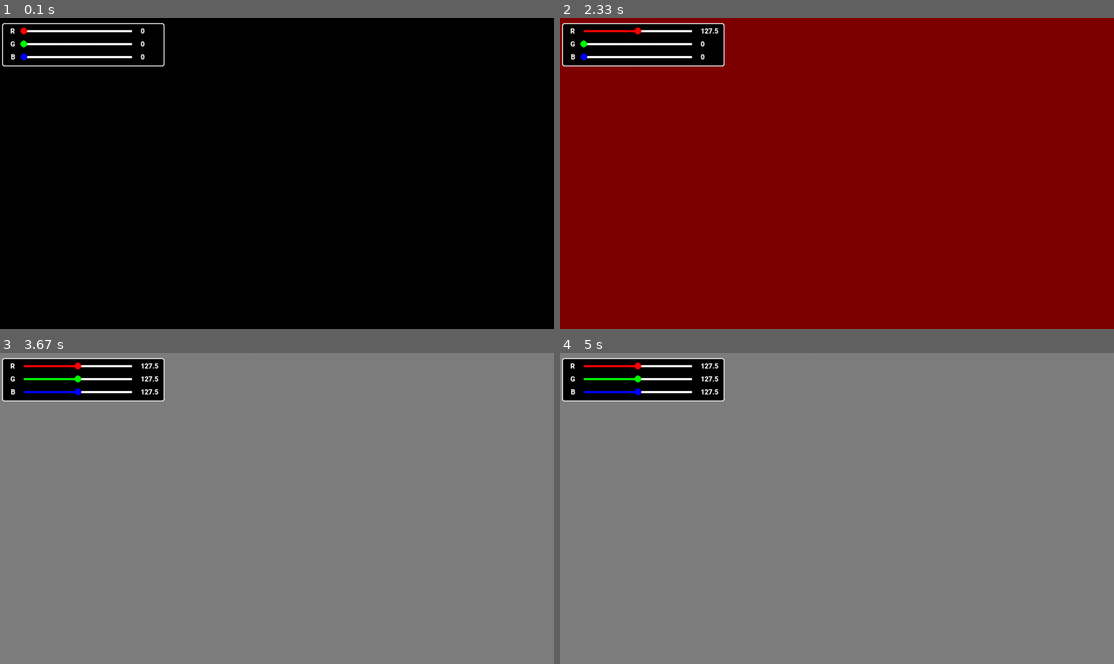
Above: before the commit, frames 1-4 (two rows, left to right).
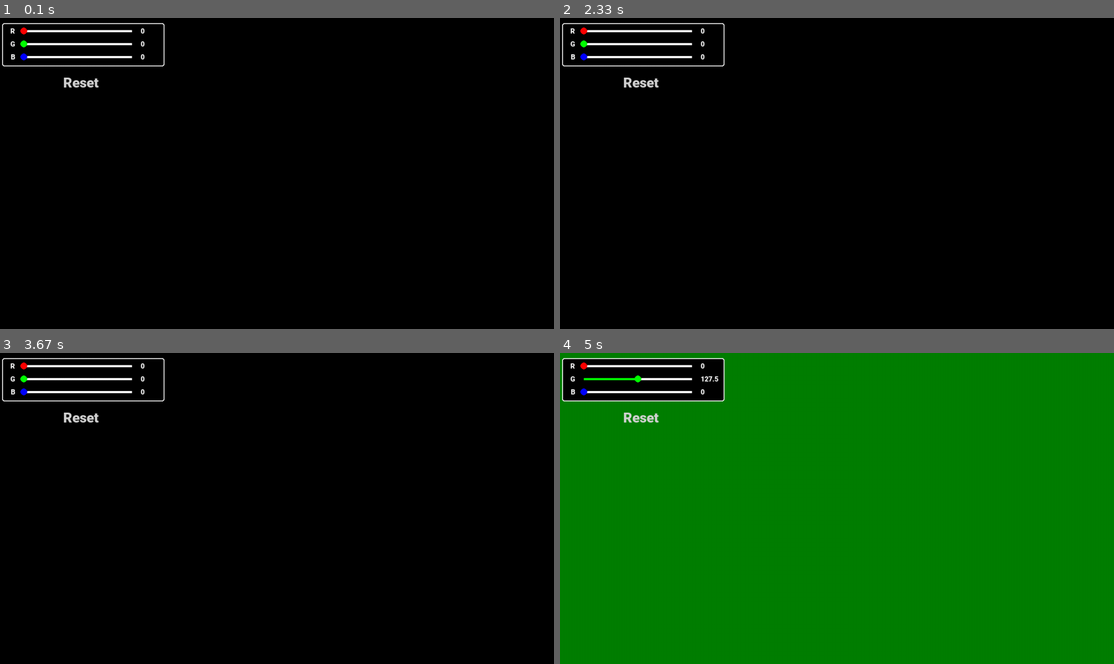
Above: after the commit, the same moments.

Repository: PraneethJain/PyGame-GUI
Game: pygame game, started from src/main.py
Same seed, same stepped clock (60 frames per second), same inputs: the game is played once before the commit and once after it.
Inputs (mouse positions are in pixels of both pictures, inside the frame that each line leads up to):
- Up to frame 1 (0.1 s): no input
- Up to frame 2 (2.33 s): click (643, 83) at 0.38 s, where only the run after the commit has a clickable "Reset"; click (637, 30) at 1.72 s; click (643, 83) at 2.05 s, where only the run after the commit has a clickable "Reset"
- Up to frame 3 (3.67 s): click (77, 377) at 2.38 s; click (83, 418) at 2.72 s, where only the run after the commit has a clickable "Reset"; click (77, 390) at 3.05 s; click (83, 418) at 3.38 s, where only the run after the commit has a clickable "Reset"
- Up to frame 4 (5 s): click (637, 365) at 3.72 s; click (637, 377) at 4.05 s; click (643, 418) at 4.38 s, where only the run after the commit has a clickable "Reset"; click (637, 377) at 4.72 s

The runs differ from the first frame. In frame 1, 0.1% of the frame differs, in the area x 11-18%, y 19-23%; in frame 2, 96%; in frame 3, 97%, in the area x 0-100%, y 0-100%; in frame 4, 96%.

Commit message:
Added reset button

Diff:
--- a/src/main.py
+++ b/src/main.py
@@ -38,6 +38,8 @@
         self.g = 0
         self.b = 0
 
+        self.reset_button = Button("Reset", (187, 150))
+
     def run(self):
         while True:
             screen.fill((self.r, self.g, self.b))
@@ -56,6 +58,13 @@
             self.g = self.g_slider.value
             self.b = self.b_slider.value
 
+            self.reset_button.update()
+
+            if self.reset_button.unpressed:
+                self.r_slider.set_value(0)
+                self.g_slider.set_value(0)
+                self.b_slider.set_value(0)
+
             pg.display.update()
 
     def handle_events(self, events):
